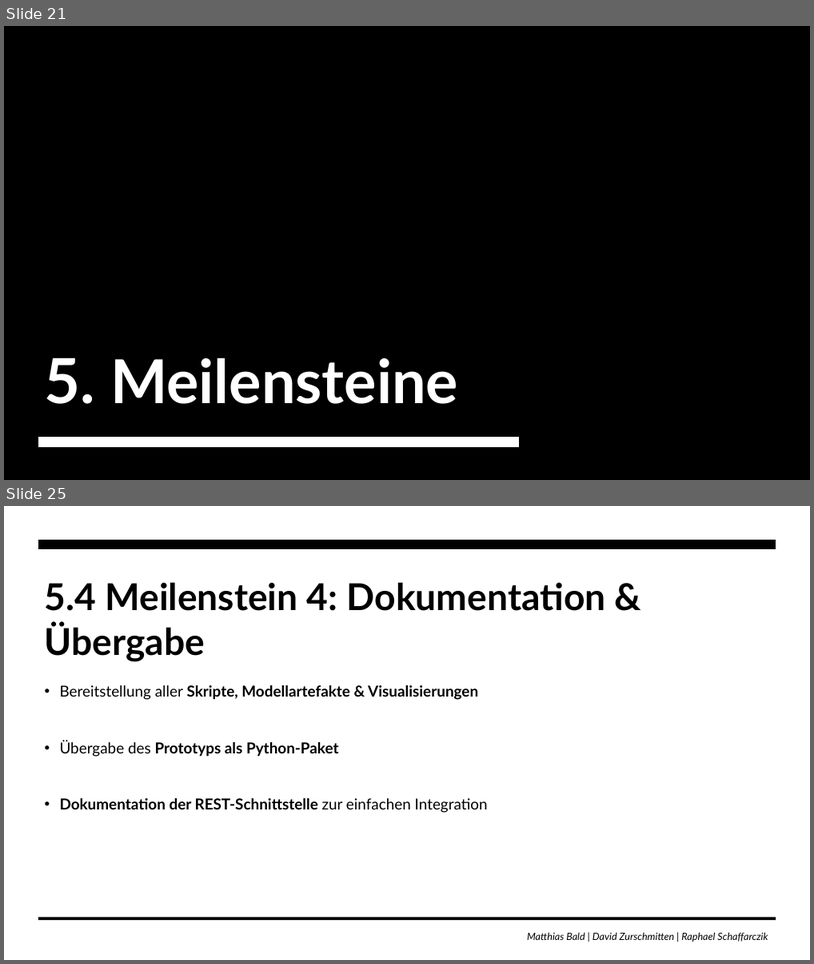
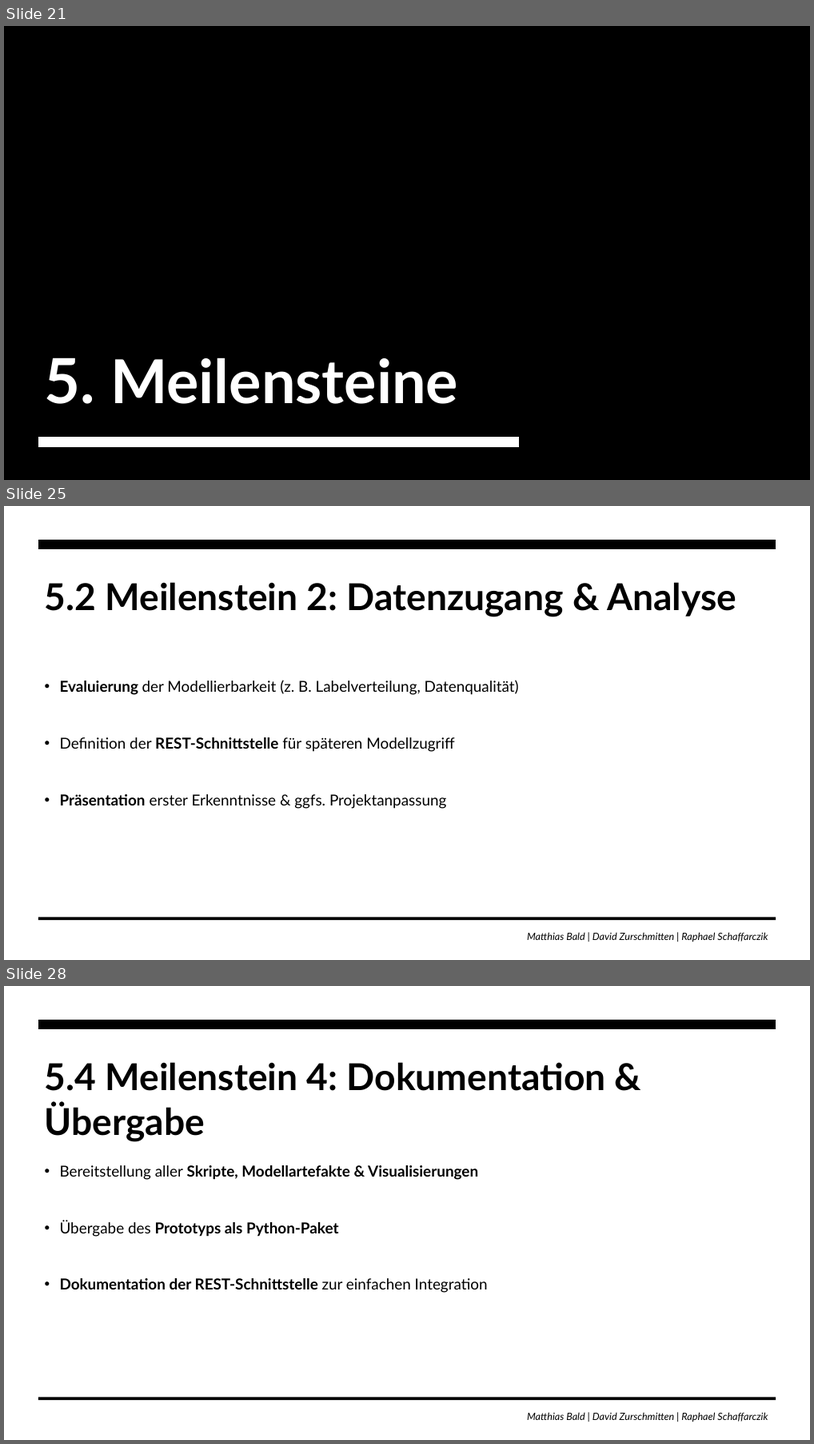
Before and after one commit to zurdavid/projektpraktikum-datascience, a slide deck: Präsentation_Bald.pptx. Shown one above the other, each under a label of ours: slides 21 and 25 before the commit, slides 21, 25 and 28 after it; the slides between them are not shown. The pictures are 814x964 and 814x1444 pixels, drawn with LibreOffice and Linux fonts; fonts in the diff are those of the drawing; background and template pictures are left out. Boxes give left, top, right and bottom in pixels: in the first picture for what was removed or moved away, otherwise in the second. Text is boxed around its words. In the diff, an @@ line names an element or a change of style, - is before the commit and + after.

```diff
--- a/Präsentation_Bald.pptx
+++ b/Präsentation_Bald.pptx
@@ slide 25 added at box(4, 506, 810, 960), background #FFFFFF; not listed: 3 template elements that a slide beside it also shows @@
@@ title added at box(45, 582, 737, 617), 44 pt, text #000000, bold @@
+5.2 Meilenstein 2: Datenzugang & Analyse
@@ text added at box(60, 680, 519, 808), 18 pt, text #000000 @@
+• Evaluierung der Modellierbarkeit (z. B. Labelverteilung, Datenqualität)
+• Definition der REST-Schnittstelle für späteren Modellzugriff
+• Präsentation erster Erkenntnisse & ggfs. Projektanpassung
@@ what was slide 25 is now slide 28 @@
```
Also in this commit, not shown: 9 slides changed, 2 other slides added.
